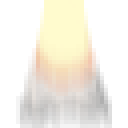
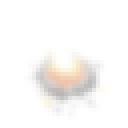
Layered file, before and after one edit (w=128, h=128). Changes by layer:
added layer "Layer 2" above "Layer 1" over <box>20,44,112,124</box>
hid "Layer 1", painted on it over <box>16,0,112,128</box>
